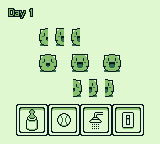
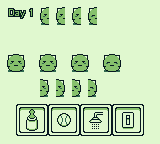
Revision of a layered (160, 144) image; what changed, layer by layer:
hid "Gato Cooing" over [7, 7, 118, 97]
added layer "Gato Tired" above "Gato Smacking Lips" over [7, 7, 118, 97]
